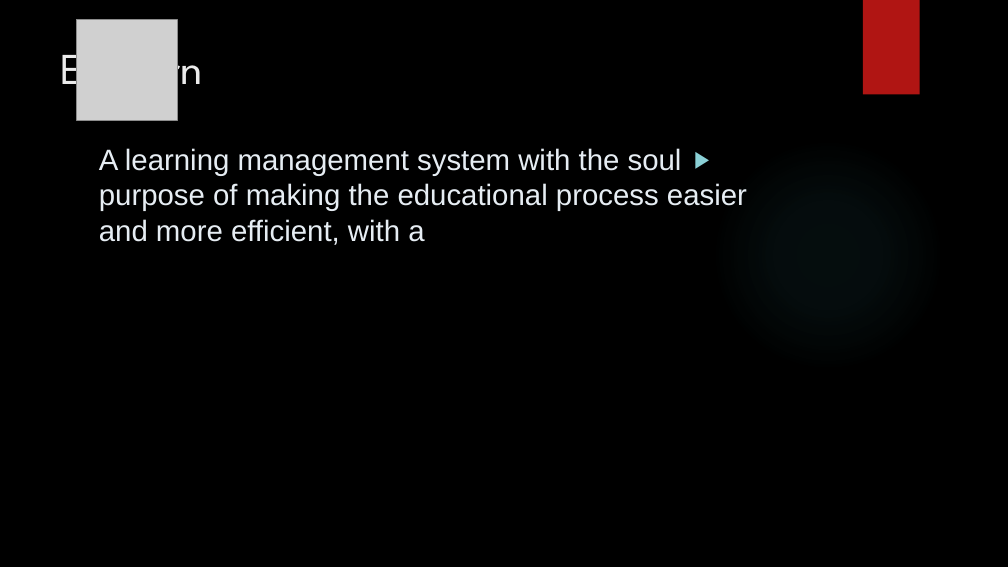
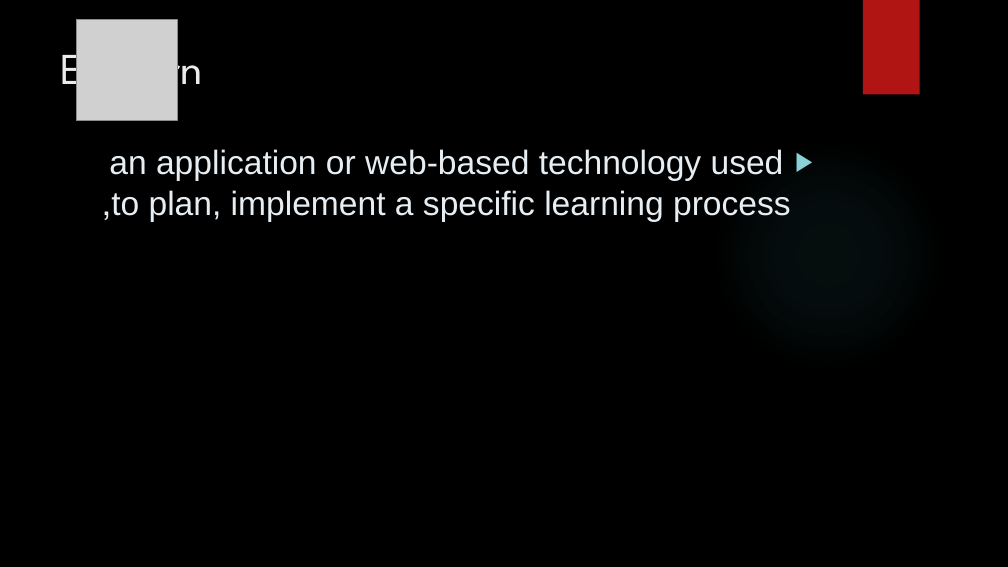
Before and after one commit to musabalbishi/E-learn, a slide deck: slide 2 of presentation/Presentation.pptx. Drawn at 1008x567 pixels with LibreOffice and Linux fonts; fonts in the diff are those of the drawing; grey boxes stand for pictures; background and template pictures are left out. Boxes give left, top, right and bottom in pixels: in the first picture for what was removed or moved away, otherwise in the second. Text is boxed around its words. In the diff, an @@ line names an element or a change of style, - is before the commit and + after.

```diff
--- a/presentation/Presentation.pptx
+++ b/presentation/Presentation.pptx
@@ text at [109,149,791,222]: text changed; size 28 to 32 pt @@
-▶ A learning management system with the soul purpose of making the educational process easier and more efficient, with a
+▶ an application or web-based technology used to plan, implement a specific learning process,
```
Also in this commit, not shown: 1 other file.
